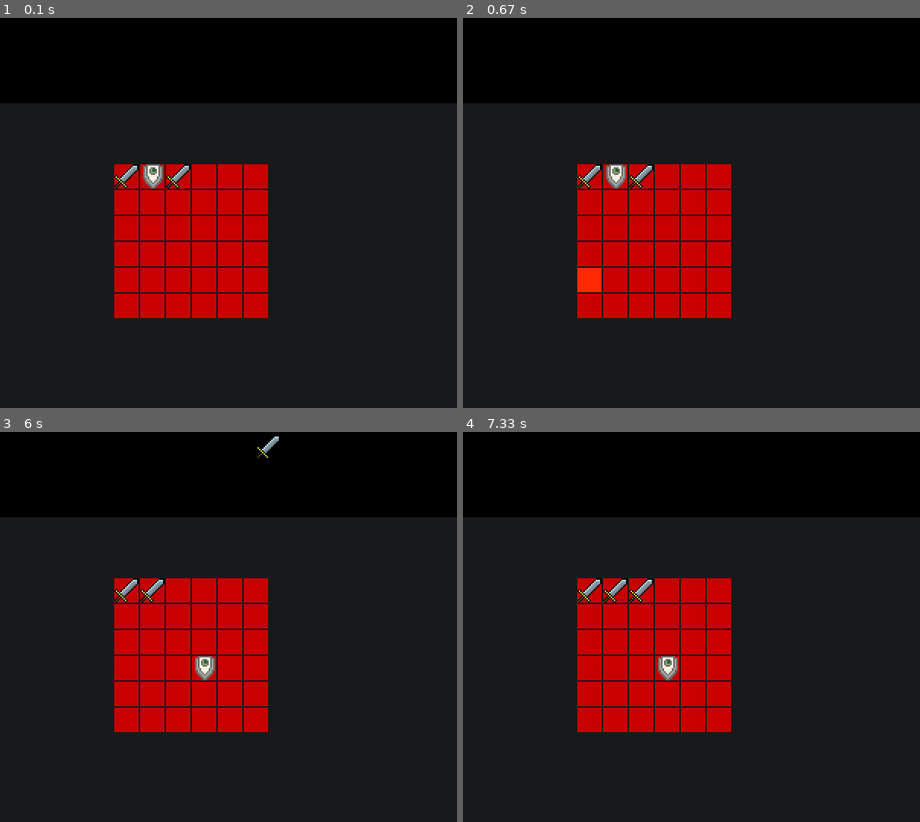
Above: before the commit, frames 1-4 (two rows, left to right).
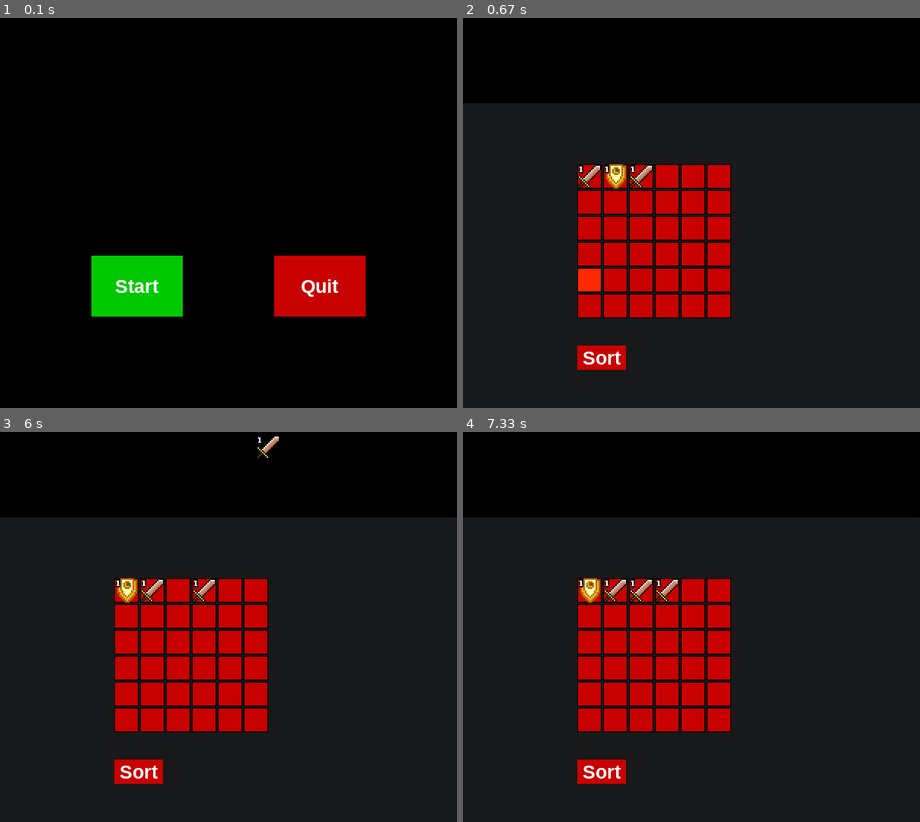
Above: after the commit, the same moments.

Repository: amirowns/starting
Game: pygame game, started from VSC_folder/anotherGAME.py
Two runs of this game, one before a commit and one after it. Both use one fixed random seed, a clock stepped at 60 frames per second and the inputs below.
Inputs (mouse positions are in pixels of both pictures, inside the frame that each line leads up to):
- Up to frame 1 (0.1 s): no input
- Up to frame 2 (0.67 s): click (600, 287) at 0.42 s, where only the run after the commit has a clickable "Start"
- Up to frame 3 (6 s): click (127, 591) at 0.72 s, where only the run after the commit has a clickable "1"; press the mouse at (150, 591) at 1.03 s; move the mouse to (173, 634) at 1.13 s; release the mouse at (191, 677) at 1.27 s; press the mouse at (150, 693) at 1.37 s; move the mouse to (114, 634) at 1.47 s; release the mouse at (82, 576) at 1.6 s; click (137, 771) at 1.72 s, where only the run after the commit has a clickable "Sort"; press the mouse at (150, 591) at 2.03 s; move the mouse to (137, 669) at 2.13 s; release the mouse at (118, 747) at 2.27 s; right-click (255, 669) at 2.38 s; press the mouse at (255, 720) at 2.7 s; move the mouse to (274, 591) at 2.8 s; release the mouse at (292, 467) at 2.93 s; press the mouse at (150, 720) at 3.03 s; move the mouse to (191, 716) at 3.13 s; release the mouse at (237, 716) at 3.27 s; press the mouse at (178, 693) at 3.37 s; move the mouse to (159, 502) at 3.47 s; release the mouse at (outside the picture) at 3.6 s; press the mouse at (178, 693) at 3.7 s; move the mouse to (219, 705) at 3.8 s; release the mouse at (260, 712) at 3.93 s; press the mouse at (178, 615) at 4.03 s; move the mouse to (178, 611) at 4.13 s; release the mouse at (178, 603) at 4.27 s; click (201, 650) at 4.38 s; press the mouse at (150, 615) at 4.7 s; move the mouse to (237, 603) at 4.8 s; release the mouse at (324, 591) at 4.93 s; click (127, 591) at 5.55 s, where only the run after the commit has a clickable "1"; press the mouse at (178, 591) at 5.87 s; move the mouse to (269, 447) at 5.97 s
- Up to frame 4 (7.33 s): release the mouse at (outside the picture) at 6.1 s; click (622, 650) at 6.22 s; press the mouse at (691, 720) at 6.53 s; move the mouse to (636, 564) at 6.63 s; release the mouse at (outside the picture) at 6.77 s

The runs differ from the first frame. In frame 1, 78% of the frame differs, in the area x 0-100%, y 21-100%; in frame 2, 2.5%; in frame 3, 2.9%; in frame 4, 2.9%.

Commit message:
bunch of stuff, grid done?

Diff:
--- a/VSC_folder/Button.py
+++ b/VSC_folder/Button.py
@@ -1,4 +1,4 @@
-from queue import Empty
+
 import sys
 import pygame
 
--- a/VSC_folder/PYGAME_TICTACTOE clean.py
+++ b/VSC_folder/PYGAME_TICTACTOE clean.py
@@ -42,7 +42,7 @@
     return textSurface, textSurface.get_rect()
 
 # puts large text in middle of screen
-def message_display(text):
+def message_display(text, font):
     largeText = pygame.font.SysFont('Arial', 100, True, False)
     TextSurf, TextRect = text_objects(text, largeText)
     TextRect.center = ((display_width/2), (display_height/2))
--- a/VSC_folder/anotherGAME.py
+++ b/VSC_folder/anotherGAME.py
@@ -42,6 +42,12 @@
 
 current_items_list = [] #list of current items in the grid
 MERGE_BUTTON_LIST = []
+SCREEN_BUTTON_LIST = []
+
+# set up font and text; size=25, bold=True, italic=False
+smallText = pygame.font.SysFont("Arial", 10, True, False)
+medText = pygame.font.SysFont('Arial', 25, True, False)
+largeText = pygame.font.SysFont('Arial', 100, True, False)
 
 class Item():
     def __init__(self, item_type, item_level, image_location):
@@ -69,10 +75,8 @@
                 elif RNGesus >1:
                     new_drop = Item("shield", 1, "VSC_folder/pictures/shield1.png")
                     current_items_list.append(new_drop) # make a new lvl 1 shield
-                print(new_drop)
             else:
                 new_drop = None
-
             if new_drop != None:
                 for button in MERGE_BUTTON_LIST:
                     if button.has_item == False:
@@ -84,12 +88,49 @@
 def merge_item():
     pass
 
-# set up font and text; size=25, bold=True, italic=False
-smallText = pygame.font.SysFont("Arial", 25, True, False)
-largeText = pygame.font.SysFont('Arial', 100, True, False)
-
-
+
+def game_intro():
+
+    intro = True
+
+    MM_Button_list = []
+    screen.fill(BLACK)
+    #message_display("Idle Game")
+
+
+    # make buttons
+    MM_Button_list.append(Button.TTTButton("Start", GREEN, BRIGHT_GREEN, medText, pygame.Rect(DISPLAY_WIDTH * 0.2, DISPLAY_HEIGHT * .75, DISPLAY_WIDTH * 0.2, DISPLAY_HEIGHT * 0.1)))
+    MM_Button_list.append(Button.TTTButton("Quit", RED, BRIGHT_RED, medText, pygame.Rect(DISPLAY_WIDTH * 0.6, DISPLAY_HEIGHT * .75, DISPLAY_WIDTH * 0.2, DISPLAY_HEIGHT * 0.1)))
+
+    while intro:
+
+        mouse = pygame.mouse.get_pos()
+        for event in pygame.event.get():
+            if event.type == pygame.QUIT:
+                sys.exit()
+            elif event.type == pygame.MOUSEBUTTONUP:
+                for button in MM_Button_list:
+                    if button.hovered(mouse):
+                        if button.text == "Start":
+                            game_loop()
+                            break
+                        elif button.text == "Quit":
+                            sys.exit()
+            else:
+                pass
+        # "runs" the buttons
+        for button in MM_Button_list:
+            button.brighten(mouse)
+            pygame.draw.rect(screen, button.current_color, button.rect)
+            textSurf, textRect = button.text_objects
+            textRect.center = (button.rect.center)
+            screen.blit(textSurf, textRect)
+
+        pygame.display.update()
+        clock.tick(15)
+################################################################################################################
 def game_loop():
+
 
     # gets the mouse position
     mouse = pygame.mouse.get_pos()
@@ -105,11 +146,13 @@
         for x in range(6): # rows
             MERGE_BUTTON_LIST.append(Button.Button(RED, BRIGHT_RED, pygame.Rect((COLUMN_ONE + (x * MOVE_OVER)), (ROW_ONE + (y * MOVE_OVER)), BOX_DIMENSION, BOX_DIMENSION)))
 
+    SCREEN_BUTTON_LIST.append(Button.TTTButton("Sort", RED, BRIGHT_RED, medText, pygame.Rect(COLUMN_ONE, ROW_ONE + (7 * MOVE_OVER), BOX_DIMENSION * 2, BOX_DIMENSION)))
 
     # starting items
     current_items_list.append(Item("sword", 1, "VSC_folder/pictures/sword1.png"))
     current_items_list.append(Item("shield", 1, "VSC_folder/pictures/shield1.png"))
     current_items_list.append(Item("sword", 1, "VSC_folder/pictures/sword1.png"))
+
 
     #################################################
     # if sword on drop table gets rolled:
@@ -141,7 +184,12 @@
             button.brighten(mouse)
             pygame.draw.rect(screen, button.current_color, button.rect)
 
-
+        for button in SCREEN_BUTTON_LIST:
+            button.brighten(mouse)
+            pygame.draw.rect(screen, button.current_color, button.rect)
+            textSurf, textRect = button.text_objects
+            textRect.center = (button.rect.center)
+            screen.blit(textSurf, textRect)
 
         # exits game if you click the X in top right
         for event in pygame.event.get():
@@ -162,9 +210,8 @@
                             for button in MERGE_BUTTON_LIST:
                                 if button.hovered(mouse):
                                     button_on_mousedown = MERGE_BUTTON_LIST.index(button) # gets the index of button clicked on
-                if event.button == 3: # right click
+                elif event.button == 3: # right click
                     drop_table()
-
 
             elif event.type == pygame.MOUSEMOTION:
                 for item in current_items_list:
@@ -174,56 +221,90 @@
                         # makes the sword center the same as mouse position
                         item.rect.center = pygame.mouse.get_pos()
             elif event.type == pygame.MOUSEBUTTONUP:
-                if current_item != None: # if there is an item clicked
-                    holding = False # an item isn't being held anymore
-                    #current_item.rect.center = position_on_mousedown # the item goes back to where you picked it up
-                    position_i_want = position_on_mousedown # defaults position i want to where i picked it up
-                    for button in MERGE_BUTTON_LIST: # check every button
-                        if button.hovered(mouse) and current_item.moving: # to see if the button is hovered, there's an item moving
-                            position_i_want = button.rect.center # updates position i want to the button position
-                            if button.has_item == False: # if the button is empty
-                                button.has_item = True # say the button has_item
-                            elif button.has_item == True: # if the button has an item
-                                for item in current_items_list: # check every item
-                                    if item.rect.center == button.rect.center: # if the item location is the same as the hovered button location
-                                        switched_item = item # make that item the switched item
-                                        switched_item.rect.center = MERGE_BUTTON_LIST[button_on_mousedown].rect.center # and move that item to the mousedown location
-                    current_item.rect.center = position_i_want  # moves the item to the position i want
-
-                    ##################################################################
-                    # currently breaks if items dont start on a button
-                    if current_item.rect.center != position_on_mousedown and switched_item == None:  # if item position isnt same as when it was picked up and not switching items
-                        MERGE_BUTTON_LIST[button_on_mousedown].has_item = False # say the button it was on before doesn't have item anymore
-
-                    for button in MERGE_BUTTON_LIST: #testing
-                        print(button.has_item) #testing
-
-                    print(current_item)
-                    ##################################################################
-                    current_item.moving = False
-                    current_item = None
-                    switched_item = None
+                if event.button == 1: # left click
+                    if current_item != None: # if there is an item clicked
+                        holding = False # an item isn't being held anymore
+                        #current_item.rect.center = position_on_mousedown # the item goes back to where you picked it up
+                        position_i_want = position_on_mousedown # defaults position i want to where i picked it up
+                        for button in MERGE_BUTTON_LIST: # check every button
+                            if button.hovered(mouse) and current_item.moving: # to see if the button is hovered, there's an item moving
+                                position_i_want = button.rect.center # updates position i want to the button position
+                                if button.has_item == False: # if the button is empty
+                                    button.has_item = True # say the button has_item
+                                elif button.has_item == True: # if the button has an item
+                                    for item in current_items_list: # check every item
+                                        if item.rect.center == button.rect.center: # if the item location is the same as the hovered button location
+                                            switched_item = item # make that item the switched item
+                                            switched_item.rect.center = MERGE_BUTTON_LIST[button_on_mousedown].rect.center # and move that item to the mousedown location
+                        current_item.rect.center = position_i_want  # moves the item to the position i want
+
+                        ##################################################################
+                        # currently breaks if items dont start on a button
+                        if current_item.rect.center != position_on_mousedown and switched_item == None:  # if item position isnt same as when it was picked up and not switching items
+                            try:
+                                MERGE_BUTTON_LIST[button_on_mousedown].has_item = False # say the button it was on before doesn't have item anymore
+                            except:
+                                pass
+
+                        ##################################################################
+                        current_item.moving = False
+                        # if both the items are the same type and level, delete both of them, and make an item of level+1
+                        if current_item != None and switched_item != None and current_item != switched_item:
+                            if current_item.item_type == switched_item.item_type and current_item.item_level == switched_item.item_level:
+                                try: # if new item of level+1 exists
+                                    new_item = Item(current_item.item_type, current_item.item_level + 1, f"VSC_folder/pictures/{current_item.item_type}{current_item.item_level + 1}.png")
+                                    new_item.rect.center = current_item.rect.center
+                                    current_items_list.append(new_item) # make new item level+1
+                                    current_items_list.remove(current_item)
+                                    current_items_list.remove(switched_item)
+                                    MERGE_BUTTON_LIST[button_on_mousedown].has_item = False
+                                except: # otherwise:
+                                    print(f"Sorry, I haven't made a level {current_item.item_level + 1} {current_item.item_type} yet :(")
+
+                        current_item = None
+                        switched_item = None
+                                    # attempt at sorting but its failing and idk why
+                    for button in SCREEN_BUTTON_LIST:
+                        if button.hovered(mouse):
+                            current_items_list.sort(key = lambda x: x.item_level, reverse = True) # sort by highest item level first
+                            current_items_list.sort(key = lambda x: x.item_type) # sort by type of item
+                            # need to move items to correct locations now
+
+                            for button in MERGE_BUTTON_LIST:
+                                button.has_item = False
+
+                            for item in current_items_list:
+                                for button in MERGE_BUTTON_LIST:
+                                    if button.has_item == False:
+                                        item.rect.center = button.rect.center
+                                        button.has_item = True
+                                        break
+
+        """
+        # draws border around items
+        for item in current_items_list:
+            pygame.draw.rect(screen, YELLOW, item.rect, 1, 5)
+        """
+        for button in MERGE_BUTTON_LIST:
+            pygame.draw.rect(screen, BLACK, button.rect, 1)
 
         # spawns sword on screen, last one drawn gets put on top
         for item in current_items_list[::-1]:
             screen.blit(item.image, item.rect)
-
-
-        # draws border around sword
-        #pygame.draw.rect(screen, YELLOW, sword_rect, 1, 5)
-
+            text_surface = smallText.render(f'{item.item_level}', False, WHITE, BLACK)
+            screen.blit(text_surface, (item.rect.x + 2, item.rect.y))
         # updates stuff on display
         pygame.display.update()
 
         # limit the update to 60 frames per second
         clock.tick(60)
 
-game_loop()
+game_intro()
 
 """
 TODO
-
-    be able to easily make multiple of same item
-    make it so two of same item dragged on top of eachother get deleted and new item of lvl+1 appears
+SQL DATABASES? JSON FOR STORING PLAYER DATA? FOR SAVE/LOAD FILES :D
+character class and stats
+character inventory and equip items screen to raise stats
 
 """
Binary file changed: VSC_folder/pictures/shield1.png
Binary file added: VSC_folder/pictures/shield2.png
Binary file added: VSC_folder/pictures/shield3.png
Binary file added: VSC_folder/pictures/shield4.png
Binary file changed: VSC_folder/pictures/sword1.png
Binary file added: VSC_folder/pictures/sword2.png
Binary file added: VSC_folder/pictures/sword3.png
Binary file added: VSC_folder/pictures/sword4.png
Binary file added: VSC_folder/pictures/sword5.png
Binary file added: VSC_folder/pictures/sword6.png
Binary file added: VSC_folder/pictures/sword7.png
Binary file added: VSC_folder/pictures/sword8.png
(and 1 more such lines)
